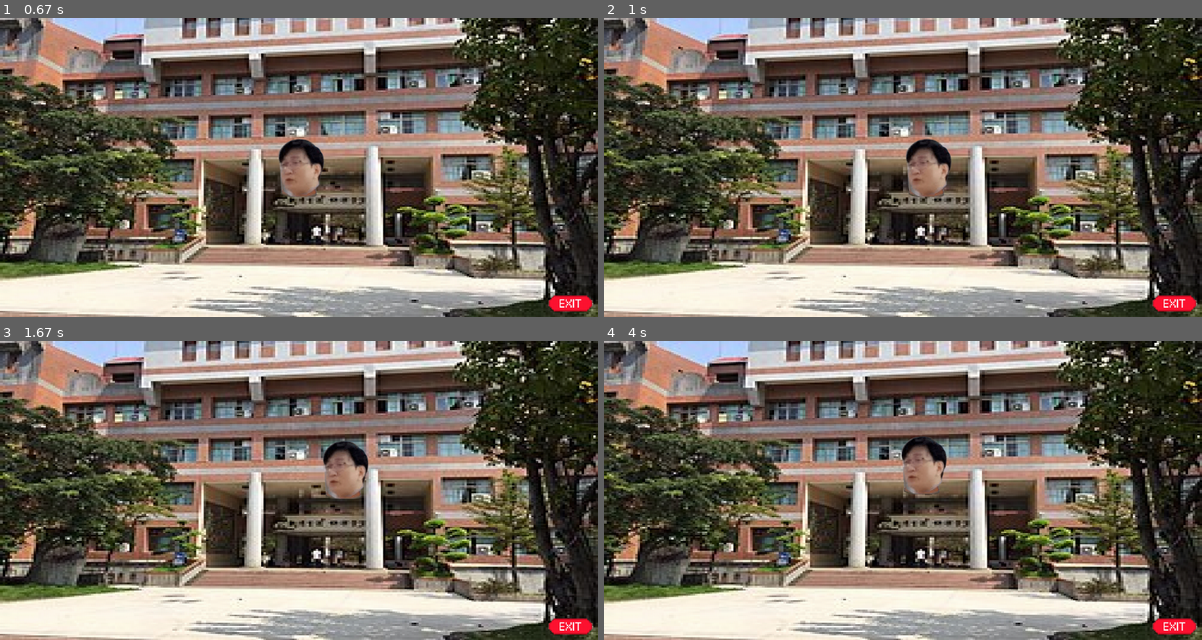
Above: before the commit, frames 1-4 (two rows, left to right).
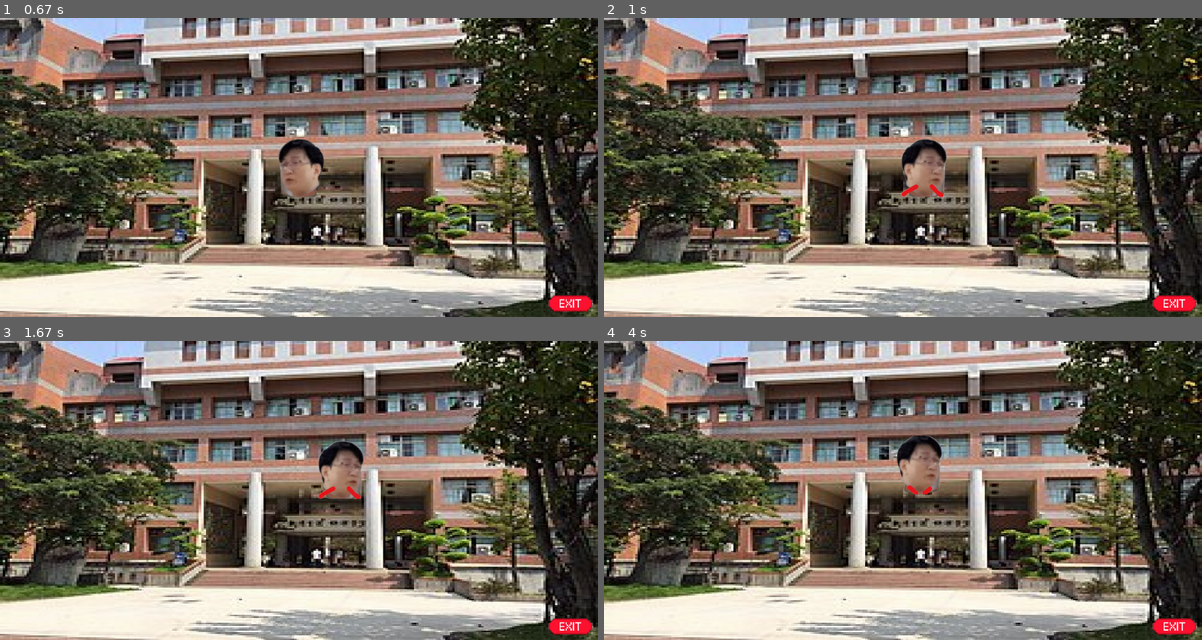
Above: after the commit, the same moments.

Repository: CharlesHsu-noob/fuckUpygame
Game: pygame game, started from object_practice.py
Two runs of this game, one before a commit and one after it. Both use one fixed random seed, a clock stepped at 60 frames per second and the inputs below.
Inputs (mouse positions are in pixels of both pictures, inside the frame that each line leads up to):
- Up to frame 1 (0.67 s): click (95, 158) at 0.38 s
- Up to frame 2 (1 s): hold D from 0.67 s (still down)
- Up to frame 3 (1.67 s): release D at 1.13 s; hold W 1.17-1.47 s; hold D from 1.5 s (still down)
- Up to frame 4 (4 s): release D at 1.97 s; hold A 2-2.53 s; hold S 2.57-2.87 s; hold A 2.9-3.3 s; hold W 3.33-3.7 s; hold D from 3.73 s (still down)

Frame 1 is identical in both runs. In frame 2, 0.8% of the frame differs, in the area x 49-59%, y 40-60%; in frame 3, 0.8%, in the area x 53-62%, y 33-53%; in frame 4, 0.8%.

Commit message:
金農會動

Diff:
--- a/object_practice.py
+++ b/object_practice.py
@@ -71,9 +71,12 @@
             self.ispress=False
 
 class characterObject(pg.sprite.Sprite):
-    def __init__(self,picture_paths,default_center,size):
+    def __init__(self,picture_paths,move_paths,default_center,size):
         super().__init__()
         self.images = []
+        self.moves=[]
+        self.move_index=0
+        self.flip=0
         try:
             for path in picture_paths:
                 self.images.append(pg.transform.scale(pg.image.load(path).convert_alpha(), size))
@@ -81,18 +84,47 @@
         except pg.error:
             self.image = pg.Surface(size)
             self.image.fill((0, 255, 0)) # Green placeholder
+        try:
+            for path in move_paths:
+                self.moves.append(pg.transform.scale(pg.image.load(path).convert_alpha(),size))
+        except pg.error:
+            self.image = pg.Surface(size)
+            self.image.fill((0, 255, 0)) # Green placeholder
         self.v=5
         self.rect=self.image.get_rect(center=default_center)
+        self.is_move=False
     def update(self):
+        self.is_move=False
         keys=pg.key.get_pressed()
         if keys[pg.K_w] and self.rect.top>0:
             self.rect.y-=self.v
+            self.is_move=True
         if keys[pg.K_s] and self.rect.bottom<h:
             self.rect.y+=self.v
+            self.is_move=True
         if keys[pg.K_a] and self.rect.left>0:
             self.rect.x-=self.v
+            self.is_move=True
+            self.flip=0
         if keys[pg.K_d] and self.rect.right<w:
             self.rect.x+=self.v
+            self.is_move=True
+            self.flip=1
+        if self.move_index>=3:
+            self.move_index=0
+
+        if not self.is_move:
+            if self.flip==0:
+                self.image=self.images[0]
+            elif self.flip==1:
+                self.image=pg.transform.flip(self.images[0],True,False)
+        else:
+            if self.flip==0:
+                self.image=self.moves[self.move_index // 2]
+            elif self.flip==1:
+                self.image=pg.transform.flip(self.moves[self.move_index // 2],True,False)
+            self.move_index+=1
+
 
 
 mrbeast=moveObject("picture/MrBeast.png",(300,550),(200,130),7,False)
@@ -113,7 +145,11 @@
 
 kingnom_paths=["picture/kingnom/kingnom1.png",
              "picture/kingnom/kingnom2.png"]
-kingnom=characterObject(kingnom_paths,(w/2,h/2),(110,125))
+kingnom_move_paths=[
+    "picture/kingnom/kingnom_move1.png",
+    "picture/kingnom/kingnom_move2.png"
+]
+kingnom=characterObject(kingnom_paths,kingnom_move_paths,(w/2,h/2),(110,125))
 in_game_sprites.add(kingnom)
 
 title=pg.font.SysFont("arial",72)
Binary file added: picture/kingnom/kingnom_move1.png
Binary file added: picture/kingnom/kingnom_move2.png
